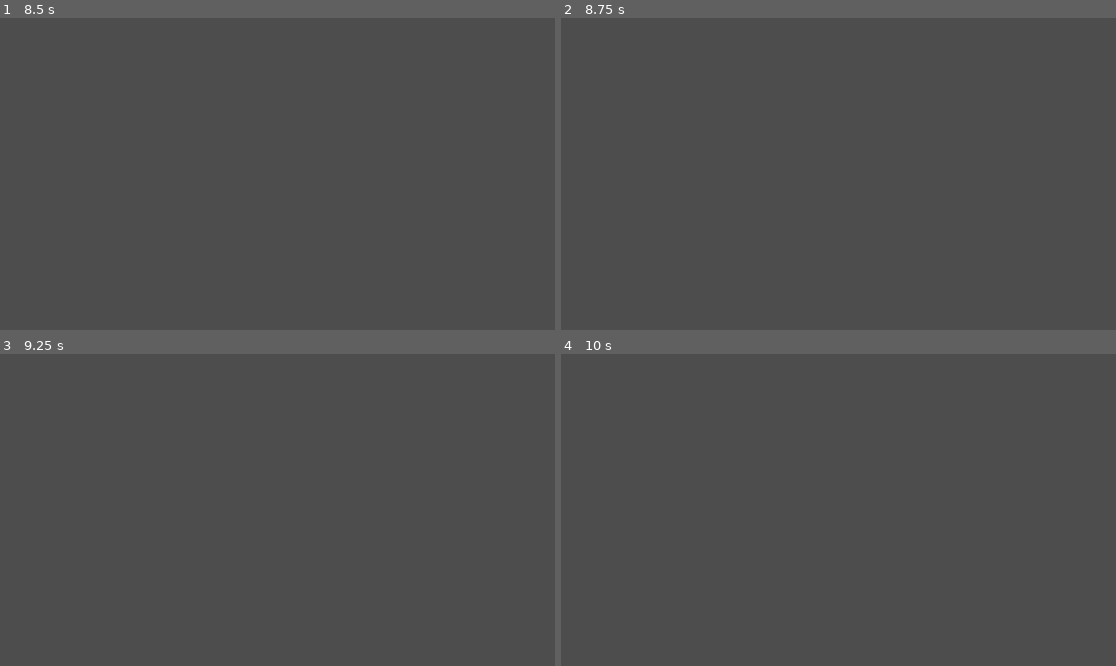
Above: before the commit, frames 1-4 (two rows, left to right).
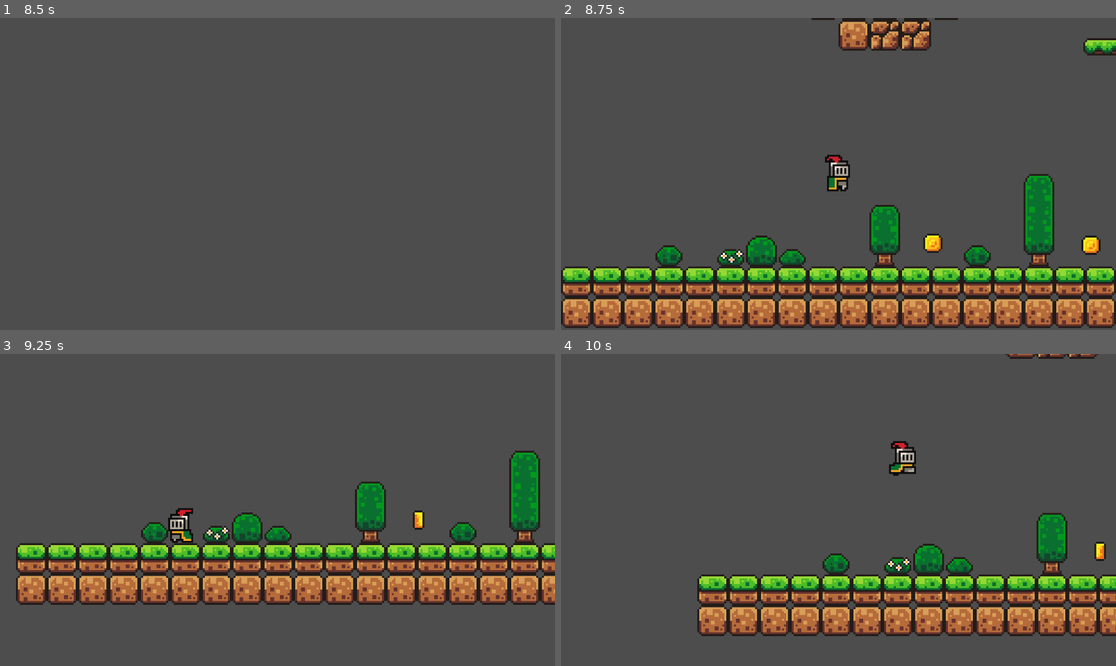
Above: after the commit, the same moments.

Repository: zhl27/2d-test-game
Game: Godot game, scene res://scenes/game.tscn
The game is run twice, just before and just after one commit, with the same random seed, the same clock (stepped at 60 frames per second) and the same inputs.
Inputs (mouse positions are in pixels of both pictures, inside the frame that each line leads up to):
- Up to frame 1 (8.5 s): move the mouse to (249, 236) at 0.52 s; hold D (move_right) 0.53-2.03 s; tap Space (jump) at 0.77, 1.52, 3.02, 3.77, 4.52, 6.02, 6.77, 7.52 s; move the mouse to (444, 220) at 1.27 s; move the mouse to (111, 127) at 2.02 s; hold A (move_left) 2.03-4.28 s; move the mouse to (305, 174) at 2.77 s; move the mouse to (194, 96) at 3.52 s; move the mouse to (399, 158) at 4.27 s; hold D (move_right) 4.28-8.03 s; move the mouse to (166, 189) at 5.02 s; move the mouse to (333, 105) at 5.77 s; move the mouse to (249, 236) at 6.52 s; move the mouse to (444, 220) at 7.27 s; move the mouse to (111, 127) at 8.02 s; hold A (move_left) from 8.03 s (still down)
- Up to frame 2 (8.75 s): keep holding A (move_left)
- Up to frame 3 (9.25 s): keep holding A (move_left); move the mouse to (305, 510) at 8.77 s; tap Space (jump) at 9.02 s
- Up to frame 4 (10 s): move the mouse to (755, 432) at 9.52 s; release A (move_left) at 9.53 s; hold D (move_right) from 9.53 s (still down); tap Space (jump) at 9.77 s

Frame 1 is identical in both runs. In frame 2, 25% of the frame differs, in the area x 0-100%, y 0-100%; in frame 3, 23%; in frame 4, 17%.

Commit message:
fixed fixed

Diff:
--- a/project.godot
+++ b/project.godot
@@ -14,10 +14,6 @@
 run/main_scene="res://scenes/game.tscn"
 config/features=PackedStringArray("4.4", "Forward Plus")
 config/icon="res://icon.svg"
-
-[editor_plugins]
-
-enabled=PackedStringArray("res://addons/graph_2d/plugin.cfg")
 
 [input]
 
--- a/scenes/killzone.tscn
+++ b/scenes/killzone.tscn
@@ -5,6 +5,7 @@
 [sub_resource type="WorldBoundaryShape2D" id="WorldBoundaryShape2D_kl8fp"]
 
 [node name="killzone" type="Area2D"]
+collision_mask = 2
 script = ExtResource("1_xlapc")
 
 [node name="CollisionShape2D" type="CollisionShape2D" parent="."]
